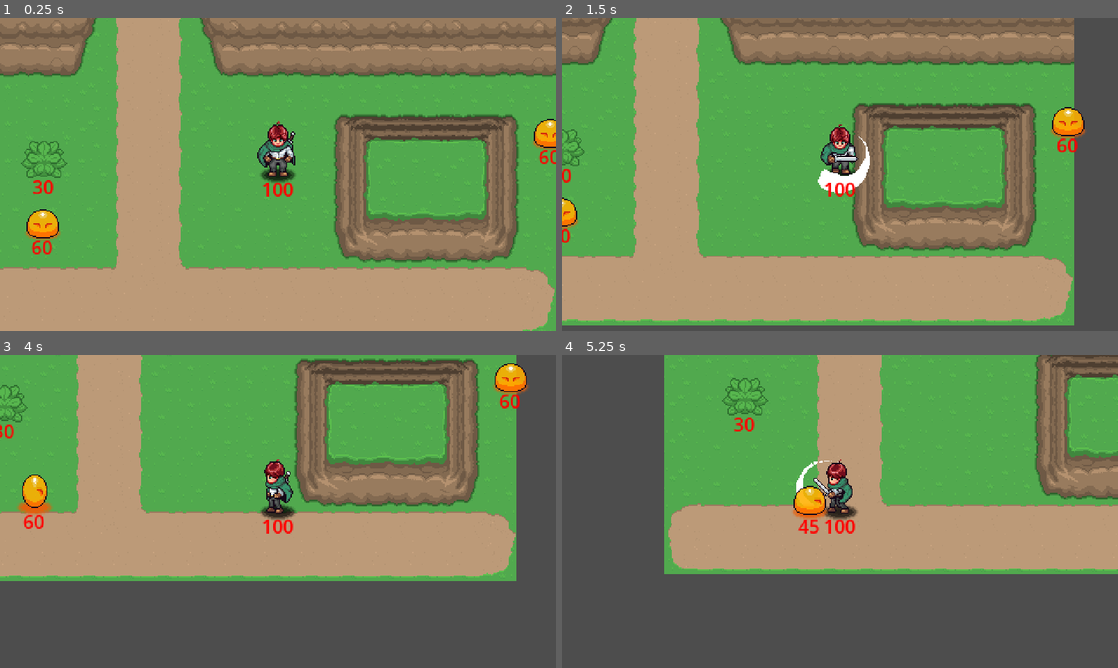
Above: before the commit, frames 1-4 (two rows, left to right).
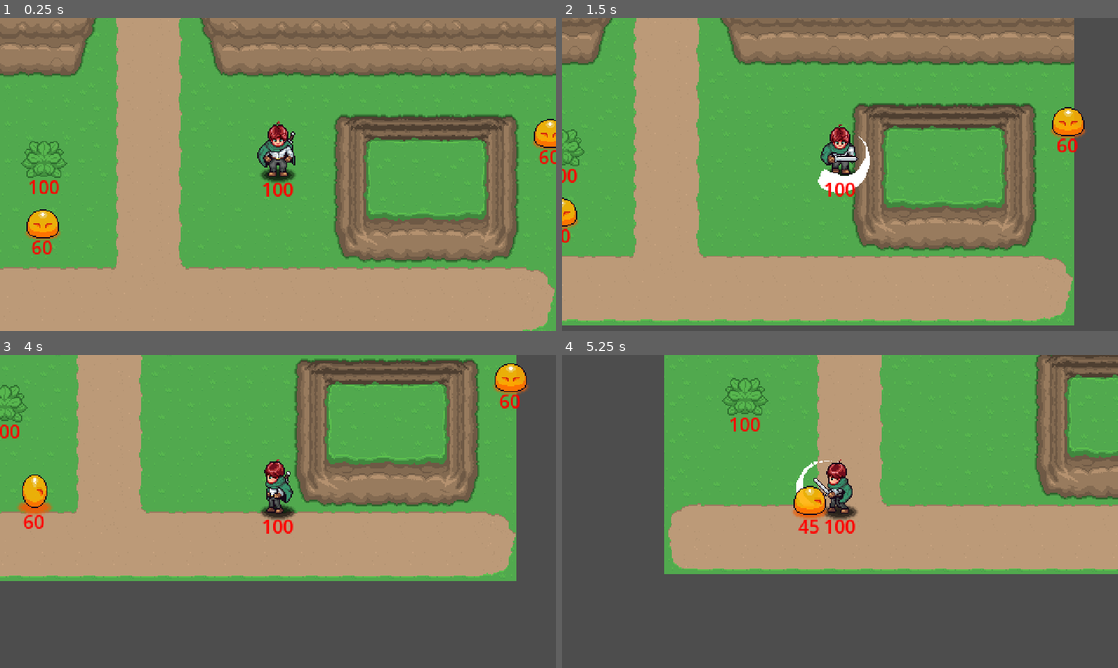
Above: after the commit, the same moments.

Repository: dylanwaling/aarpg
Game: Godot game, scene res://playground.tscn
Two runs of this game, one before a commit and one after it. Both use one fixed random seed, a clock stepped at 60 frames per second and the inputs below. Sound files missing from this copy of the repository are replaced by a short silence.
Inputs (mouse positions are in pixels of both pictures, inside the frame that each line leads up to):
- Up to frame 1 (0.25 s): no input
- Up to frame 2 (1.5 s): move the mouse to (962, 158) at 0.52 s; press the mouse at (962, 158) at 0.53 s; hold D (right) 0.53-1.28 s; move the mouse to (728, 190) at 1.27 s; release the mouse at (728, 190) at 1.28 s; hold S (down) from 1.28 s (still down); click (728, 190) at 1.35 s
- Up to frame 3 (4 s): move the mouse to (333, 442) at 2.02 s; release S (down) at 2.03 s; hold D (right) 2.03-2.78 s; hold Space (dash) 2.03-2.78 s; click (333, 442) at 2.3 s; move the mouse to (250, 574) at 2.77 s; hold W (up) 2.78-3.53 s; click (250, 574) at 2.85 s; move the mouse to (444, 558) at 3.52 s; press the mouse at (444, 558) at 3.53 s; hold A (left) from 3.53 s (still down)
- Up to frame 4 (5.25 s): move the mouse to (673, 464) at 4.27 s; release the mouse at (673, 464) at 4.28 s; tap Space (dash) at 4.35 s; click (673, 464) at 4.55 s; move the mouse to (867, 511) at 5.02 s; release A (left) at 5.03 s; press the mouse at (867, 511) at 5.03 s; hold S (down) from 5.03 s (still down)

The runs differ from the first frame. In frame 1, 0.2% of the frame differs, in the area x 5-11%, y 51-57%; in frame 2, less than 0.1%; in frame 3, 0.1%; in frame 4, 0.2%.

Commit message:
v0.0.53 updating plant step3

Diff:
--- a/Props/Plants/Plant.gd
+++ b/Props/Plants/Plant.gd
@@ -1,109 +1,54 @@
-## BREAKABLE PLANT SYSTEM
-##
-## Handles destructible plants that can be broken by player attacks.
-## When hit, the plant becomes invisible and non-collidable, simulating destruction.
-
 extends Node
 
-# ─────────── PLANT SETTINGS YOU CAN ADJUST ───────────
-@export var plant_health: int = 30              # How much damage needed to break plant
-@export var respawn_time: float = 3.0           # Seconds until plant grows back
-@export var show_health_display: bool = true    # Whether to show health numbers above plant
-@export var break_instantly: bool = false       # If true, any damage breaks plant regardless of health
+# ─────────── PLANT SETTINGS ───────────
+@export var respawn_time: float = 3.0  # Seconds until plant regrows after being destroyed
 
-# ── PLANT STATS ──
+# ── STATE ──
 var is_broken: bool = false
 
-# Node references
+# ── NODE REFERENCES ──
 @onready var sprite: Sprite2D = $Sprite2D
-@onready var hurtbox: Area2D = $HurtBox  # The component that receives damage
-@onready var static_body: StaticBody2D = $StaticBody2D  # The collision body
+@onready var hurtbox: Area2D = $HurtBox
+@onready var static_body: StaticBody2D = $StaticBody2D
 
 func _ready():
-	# Add to environment group (prevents knockback attempts)
-	add_to_group("environment")
+    add_to_group("environment")
 
-	# Configure using new professional system
-	if hurtbox and hurtbox.has_method("setup_environment_hurtbox"):
-		hurtbox.setup_environment_hurtbox()  # Set up collision for plant
+    # Validate required nodes exist
+    if not sprite or not hurtbox or not static_body:
+        push_error("Plant missing required child nodes: Sprite2D, HurtBox, or StaticBody2D")
+        return
 
-	# Set up health component for plants using configurable settings
-	var health_component = get_node("Health")
-	if health_component:
-		health_component.setup_plant_health(plant_health, show_health_display)
-		# Health component will auto-connect to _on_health_died method
+func _set_plant_active(active: bool):
+    """Handle all plant visibility and collision state changes"""
+    sprite.visible = active
+
+    # Disable the entire hurtbox area instead of specific properties
+    hurtbox.set_deferred("process_mode", Node.PROCESS_MODE_DISABLED if not active else Node.PROCESS_MODE_INHERIT)
+
+    # Disable the entire static body collision instead of specific layers
+    static_body.set_deferred("process_mode", Node.PROCESS_MODE_DISABLED if not active else Node.PROCESS_MODE_INHERIT)
 
 func break_plant():
-	"""Handle the plant breaking when health reaches 0"""
-	if is_broken:
-		return
+    """Break the plant and schedule respawn"""
+    if is_broken:
+        return
 
-	is_broken = true
+    is_broken = true
+    _set_plant_active(false)
 
-	# Hide the plant sprite
-	if sprite:
-		sprite.visible = false
-
-	# Disable hurtbox collision detection so it can't be hit again
-	if hurtbox:
-		hurtbox.set_deferred("monitoring", false)
-		hurtbox.set_deferred("monitorable", false)
-
-	# Disable static body collision so player can walk through
-	if static_body:
-		# Remove from environment collision layer
-		static_body.set_collision_layer_value(2, false)
-
-		# Also disable the collision shape completely
-		var collision_shape = static_body.get_node("CollisionShape2D")
-		if collision_shape:
-			collision_shape.set_deferred("disabled", true)
-
-	# Respawn the plant after configured time
-	await get_tree().create_timer(respawn_time).timeout
-	respawn_plant()
+    await get_tree().create_timer(respawn_time).timeout
+    respawn_plant()
 
 func respawn_plant():
-	"""Restore the plant to its original state after being broken"""
-	is_broken = false
+    """Restore plant to full health and visibility"""
+    is_broken = false
+    _set_plant_active(true)
 
-	# Reset health component
-	var health_component = get_node("Health")
-	if health_component:
-		health_component.reset_health()
-
-	# Make the plant visible again
-	if sprite:
-		sprite.visible = true
-
-	# Re-enable hurtbox collision detection so it can be hit again
-	if hurtbox:
-		hurtbox.set_deferred("monitoring", true)
-		hurtbox.set_deferred("monitorable", true)
-
-	# Re-enable static body collision so it blocks player movement
-	if static_body:
-		# Add back to environment collision layer
-		static_body.set_collision_layer_value(2, true)
-
-		# Re-enable the collision shape
-		var collision_shape = static_body.get_node("CollisionShape2D")
-		if collision_shape:
-			collision_shape.set_deferred("disabled", false)
-
-# Alternative damage method for compatibility with other damage systems
-func take_damage(amount: int, _hit_position: Vector2 = Vector2.ZERO):
-	"""Alternative method for damage - behavior depends on break_instantly setting"""
-	if break_instantly:
-		# Instant break mode - any damage destroys plant
-		break_plant()
-	else:
-		# Normal mode - use health component for proper damage tracking
-		var health_component = get_node("Health")
-		if health_component:
-			health_component.take_damage(amount)
+    var health_component = get_node_or_null("Health")
+    if health_component and health_component.has_method("reset_health"):
+        health_component.reset_health()
 
 func _on_health_died():
-	"""Called when health component reaches 0"""
-	# Break the plant when health reaches 0
-	break_plant()
+    """Called when health reaches 0"""
+    break_plant()
--- a/Props/Plants/Plant.tscn
+++ b/Props/Plants/Plant.tscn
@@ -26,6 +26,8 @@
 collision_layer = 32
 collision_mask = 0
 script = ExtResource("4_oun8e")
+damage_immunity_duration = 0.5
+knockback_multiplier = 1.0
 
 [node name="CollisionShape2D2" type="CollisionShape2D" parent="HurtBox"]
 position = Vector2(0, -5.5)
Not shown, added: notes.txt
